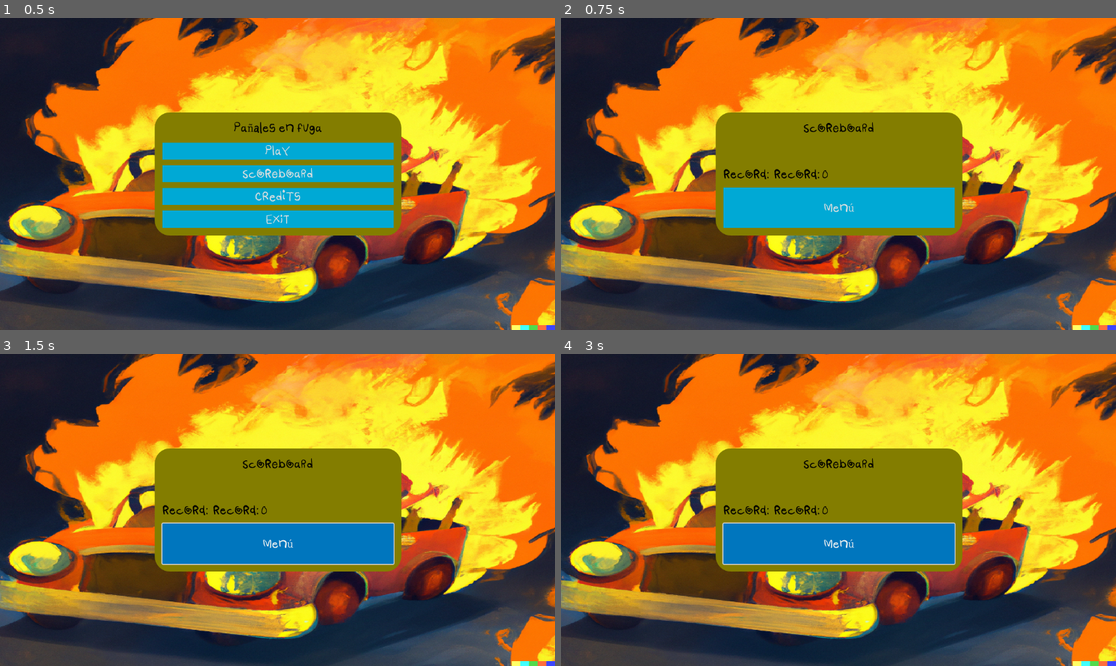
Above: before the commit, frames 1-4 (two rows, left to right).
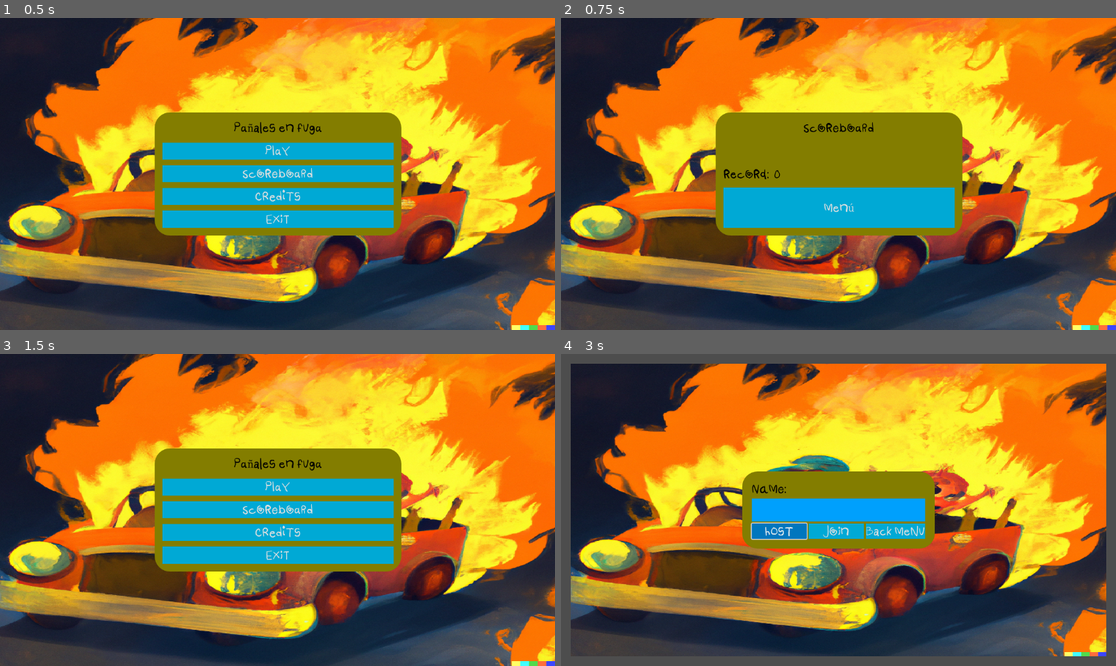
Above: after the commit, the same moments.

Repository: franciscoenriq/Panhales-en-Fuga
Game: Godot game, scene res://scenes/Inicio/main_menu.tscn
The game is run twice, just before and just after one commit, with the same random seed, the same clock (stepped at 60 frames per second) and the same inputs.
Inputs (mouse positions are in pixels of both pictures, inside the frame that each line leads up to):
- Up to frame 1 (0.5 s): no input
- Up to frame 2 (0.75 s): click "Scoreboard" at 0.5 s
- Up to frame 3 (1.5 s): click "Menú" at 1.25 s
- Up to frame 4 (3 s): click (838, 488) at 2 s, where only the run after the commit has a clickable "Play"; click (777, 531) at 2.75 s, where only the run after the commit has a clickable "Host"

Frame 1 is identical in both runs. In frame 2, 0.1% of the frame differs, in the area x 38-49%, y 48-52%; in frame 3, 11%; in frame 4, 47%, in the area x 0-100%, y 0-100%.
Error before the commit: Invalid assignment of property or key 'text' with value of type 'String' on a base object of type 'null instance'. (res://scenes/Inicio/scoreboard.gd:27)

Commit message:
sonido

Diff:
--- a/scenes/Inicio/scoreboard.gd
+++ b/scenes/Inicio/scoreboard.gd
@@ -1,27 +1,18 @@
-extends Node
+extends CanvasLayer
+const SAVEFILE = "user://savefile.save"
 
-const SAVEFILE = "user://savefile.save"
-var highest_record = 0
-@onready var record_label = $Main/CenterContainer/PanelContainer/MarginContainer/VBoxContainer/HBoxContainer/record
+# Called when the node enters the scene tree for the first time.
+func _ready():
+	pass # Replace with function body.
 
-func _ready():
-	load_score()
-	update_record_label()
+
+# Called every frame. 'delta' is the elapsed time since the previous frame.
+func _process(delta):
+	pass
+
 
 func _on_button_main_pressed():
-	get_tree().change_scene("res://scenes/Inicio/main_menu.tscn")
+	get_tree().change_scene_to_file("res://scenes/Inicio/main_menu.tscn")
 
 func save_score():
-	var file = FileAccess.open(SAVEFILE, FileAccess.WRITE)
-	file.store_32(highest_record)
-	file.close()
-
-func load_score():
-	var file = FileAccess.open(SAVEFILE, FileAccess.READ)
-	if FileAccess.file_exists(SAVEFILE):
-		file.open(SAVEFILE, FileAccess.READ)
-		highest_record = file.get_var()
-		file.close()
-
-func update_record_label():
-	record_label.text = "Record: " + str(highest_record)
+	pass
--- a/scenes/player.tscn
+++ b/scenes/player.tscn
@@ -9,7 +9,7 @@
 
 [node name="AudioMotor" type="AudioStreamPlayer" parent="."]
 stream = ExtResource("2_ryp7m")
-volume_db = -80.0
+volume_db = -20.0
 
 [node name="AudioInterior" type="AudioStreamPlayer" parent="."]
 stream = ExtResource("3_f6gqk")
